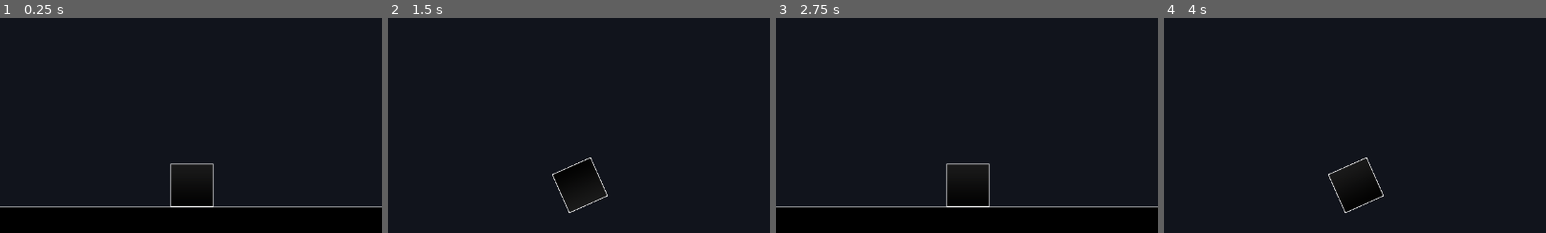
Above: before the commit, frames 1-4 (left to right).
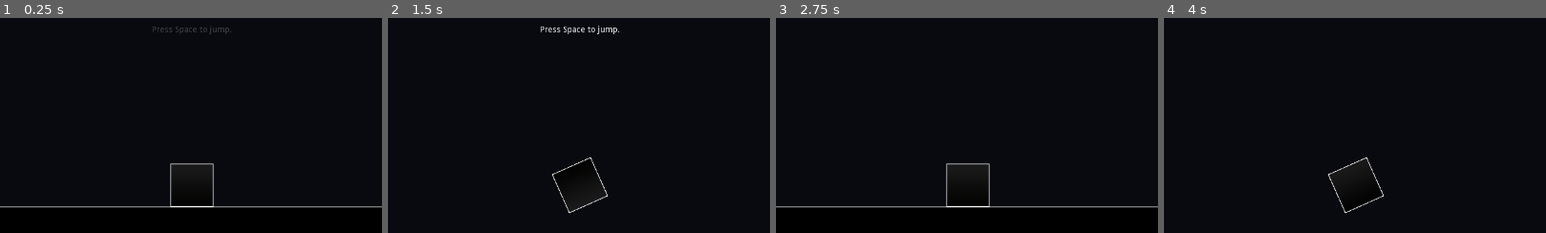
Above: after the commit, the same moments.

Repository: 0xPD33/GeometryDashGodot
Game: Godot game, scene res://Scenes/Level1.tscn
Same seed, same stepped clock (60 frames per second), same inputs: the game is played once before the commit and once after it.
Inputs:
- Up to frame 1 (0.25 s): no input
- Up to frame 2 (1.5 s): tap Space (jump) at 0.5, 0.6, 0.77, 1.07, 1.25, 1.35 s
- Up to frame 3 (2.75 s): tap Space (jump) at 1.52, 1.82, 2, 2.1 s
- Up to frame 4 (4 s): tap Space (jump) at 2.75, 2.85, 3.02, 3.32, 3.5, 3.6, 3.77 s
The pictures show only the part of the screen within x 25-75%, y 11-61%; the shares and areas given below are measured in that part.

The runs differ from the first frame. In frame 1, 0.1% of the frame differs, in the area x 40-61%, y 3-8%; in frame 2, 0.3%; in frame 3, less than 0.1%; in frame 4, less than 0.1%.

Commit message:
added some labels showing controls

Diff:
--- /dev/null
+++ b/Scenes/HUD.tscn
@@ -0,0 +1,62 @@
+[gd_scene load_steps=3 format=2]
+
+[ext_resource path="res://Scripts/HUD.gd" type="Script" id=1]
+
+[sub_resource type="Animation" id=1]
+resource_name = "fade"
+length = 2.5
+tracks/0/type = "value"
+tracks/0/path = NodePath("JumpLabel:self_modulate")
+tracks/0/interp = 1
+tracks/0/loop_wrap = true
+tracks/0/imported = false
+tracks/0/enabled = true
+tracks/0/keys = {
+"times": PoolRealArray( 0, 1, 1.5, 2.5 ),
+"transitions": PoolRealArray( 1, 1, 1, 1 ),
+"update": 0,
+"values": [ Color( 1, 1, 1, 0 ), Color( 1, 1, 1, 1 ), Color( 1, 1, 1, 1 ), Color( 1, 1, 1, 0 ) ]
+}
+
+[node name="HUD" type="Control"]
+anchor_right = 1.0
+anchor_bottom = 1.0
+script = ExtResource( 1 )
+__meta__ = {
+"_edit_use_anchors_": false
+}
+
+[node name="RestartLabel" type="Label" parent="."]
+anchor_left = 0.5
+anchor_top = 0.5
+anchor_right = 0.5
+anchor_bottom = 0.5
+margin_left = -92.5
+margin_top = -7.0
+margin_right = 92.5
+margin_bottom = 7.0
+text = "Press R to restart, Esc to quit"
+align = 1
+valign = 1
+__meta__ = {
+"_edit_use_anchors_": false
+}
+
+[node name="JumpLabel" type="Label" parent="."]
+self_modulate = Color( 1, 1, 1, 0 )
+anchor_left = 0.5
+anchor_right = 0.5
+margin_left = -67.0
+margin_top = 93.4551
+margin_right = 67.0
+margin_bottom = 107.455
+text = "Press Space to jump."
+align = 1
+valign = 1
+__meta__ = {
+"_edit_use_anchors_": false
+}
+
+[node name="AnimationPlayer" type="AnimationPlayer" parent="."]
+autoplay = "fade"
+anims/fade = SubResource( 1 )
--- a/Scenes/Level1.tscn
+++ b/Scenes/Level1.tscn
@@ -1,9 +1,10 @@
-[gd_scene load_steps=22 format=2]
+[gd_scene load_steps=23 format=2]
 
 [ext_resource path="res://Assets/Textures/outline_walls.png" type="Texture" id=1]
 [ext_resource path="res://Scenes/Player.tscn" type="PackedScene" id=2]
 [ext_resource path="res://Scenes/Spike.tscn" type="PackedScene" id=3]
 [ext_resource path="res://Scripts/Game.gd" type="Script" id=4]
+[ext_resource path="res://Scenes/HUD.tscn" type="PackedScene" id=5]
 
 [sub_resource type="ConvexPolygonShape2D" id=1]
 points = PoolVector2Array( 0, 0, 64, 0, 64, 64, 0, 64 )
@@ -71,6 +72,11 @@
 0/autotile/z_index_map = [  ]
 0/occluder_offset = Vector2( 0, 0 )
 0/navigation_offset = Vector2( 0, 0 )
+0/shape_offset = Vector2( 0, 0 )
+0/shape_transform = Transform2D( 1, 0, 0, 1, 0, 0 )
+0/shape = SubResource( 1 )
+0/shape_one_way = false
+0/shape_one_way_margin = 1.0
 0/shapes = [ {
 "autotile_coord": Vector2( 0, 0 ),
 "one_way": false,
@@ -239,3 +245,7 @@
 
 [node name="Spike18" parent="Spikes" instance=ExtResource( 3 )]
 position = Vector2( 7072, 224 )
+
+[node name="CanvasLayer" type="CanvasLayer" parent="."]
+
+[node name="HUD" parent="CanvasLayer" instance=ExtResource( 5 )]
--- a/Scripts/Game.gd
+++ b/Scripts/Game.gd
@@ -13,7 +13,7 @@
 
 
 func _get_input():
-	if Input.is_action_pressed("restart"):
+	if Input.is_action_just_pressed("restart"):
 		get_tree().reload_current_scene()
-	if Input.is_action_pressed("ui_cancel"):
+	if Input.is_action_just_pressed("ui_cancel"):
 		get_tree().quit()
--- /dev/null
+++ b/Scripts/HUD.gd
@@ -0,0 +1,10 @@
+extends Control
+
+
+func _ready():
+	add_to_group("HUD")
+	$RestartLabel.visible = false
+
+
+func show_restart_label():
+	$RestartLabel.visible = true
--- a/Scripts/Player.gd
+++ b/Scripts/Player.gd
@@ -47,3 +47,4 @@
 
 func player_death():
 	queue_free()
+	get_tree().call_group("HUD", "show_restart_label")
--- a/project.godot
+++ b/project.godot
@@ -17,7 +17,6 @@
 
 config/name="Geometry Dash Clone"
 run/main_scene="res://Scenes/Level1.tscn"
-config/icon="res://icon.png"
 
 [display]
 
@@ -29,7 +28,6 @@
 jump={
 "deadzone": 0.5,
 "events": [ Object(InputEventKey,"resource_local_to_scene":false,"resource_name":"","device":0,"alt":false,"shift":false,"control":false,"meta":false,"command":false,"pressed":false,"scancode":32,"unicode":0,"echo":false,"script":null)
-, Object(InputEventMouseButton,"resource_local_to_scene":false,"resource_name":"","device":0,"alt":false,"shift":false,"control":false,"meta":false,"command":false,"button_mask":0,"position":Vector2( 0, 0 ),"global_position":Vector2( 0, 0 ),"factor":1.0,"button_index":1,"pressed":false,"doubleclick":false,"script":null)
  ]
 }
 restart={
@@ -49,6 +47,6 @@
 quality/intended_usage/framebuffer_allocation=0
 quality/intended_usage/framebuffer_allocation.mobile=0
 quality/2d/use_pixel_snap=true
-environment/default_clear_color=Color( 0.0666667, 0.0784314, 0.109804, 1 )
+environment/default_clear_color=Color( 0.0313726, 0.0392157, 0.0588235, 1 )
 quality/depth/hdr=false
 environment/default_environment="res://default_env.tres"
